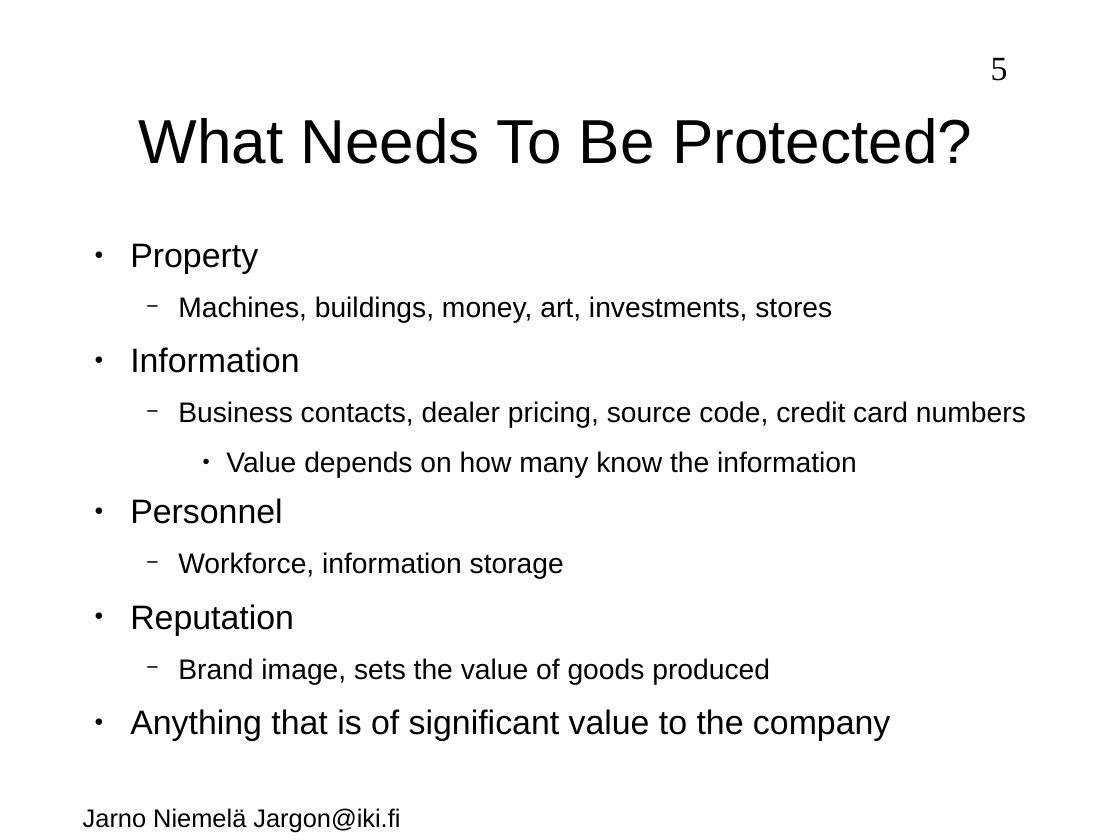
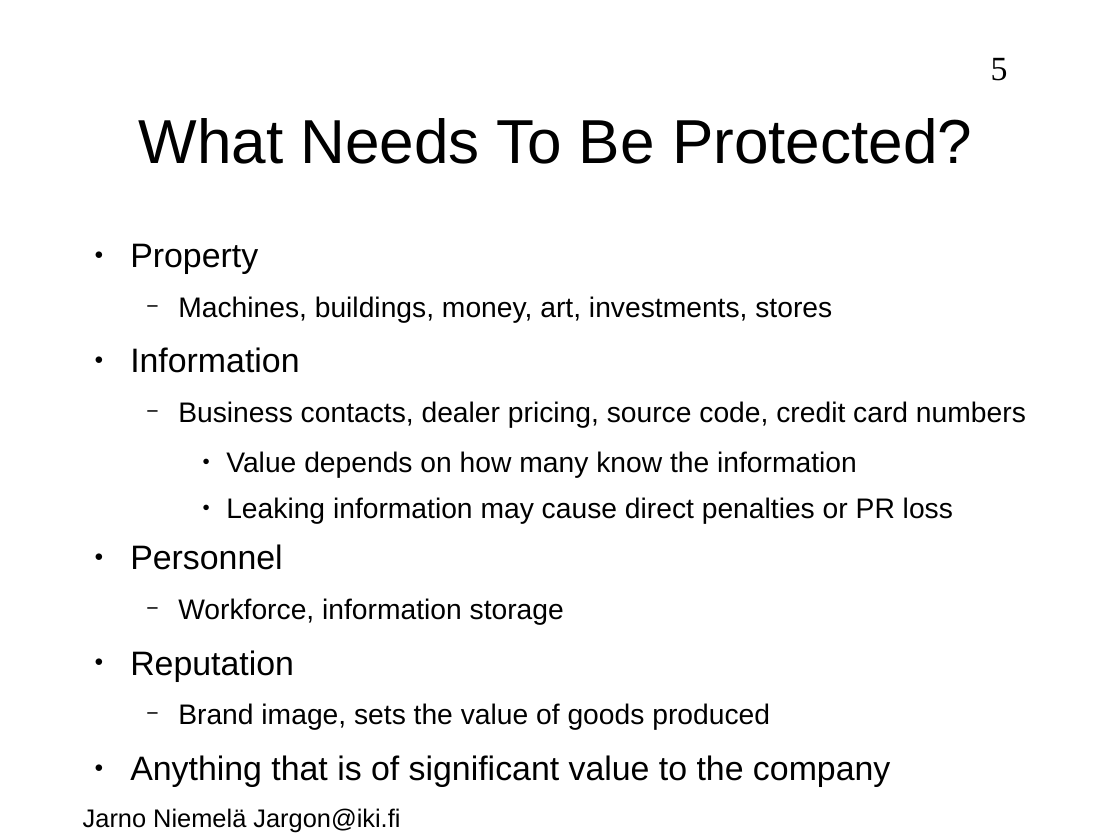
Before and after one commit to jarno-niemela/corporate_cyber_defence, a slide deck: slide 5 of Introduction to security/Introduction to security.odp. Drawn at 1120x840 pixels with LibreOffice and Linux fonts; fonts in the diff are those of the drawing; background and template pictures are left out. Boxes give left, top, right and bottom in pixels: in the first picture for what was removed or moved away, otherwise in the second. Text is boxed around its words. In the diff, an @@ line names an element or a change of style, - is before the commit and + after.

```diff
--- a/Introduction to security/Introduction to security.odp
+++ b/Introduction to security/Introduction to security.odp
@@ text at (226,497,953,524): paragraph added @@
+    ● Leaking information may cause direct penalties or PR loss
```
Also in this commit, not shown: 4 other files.
